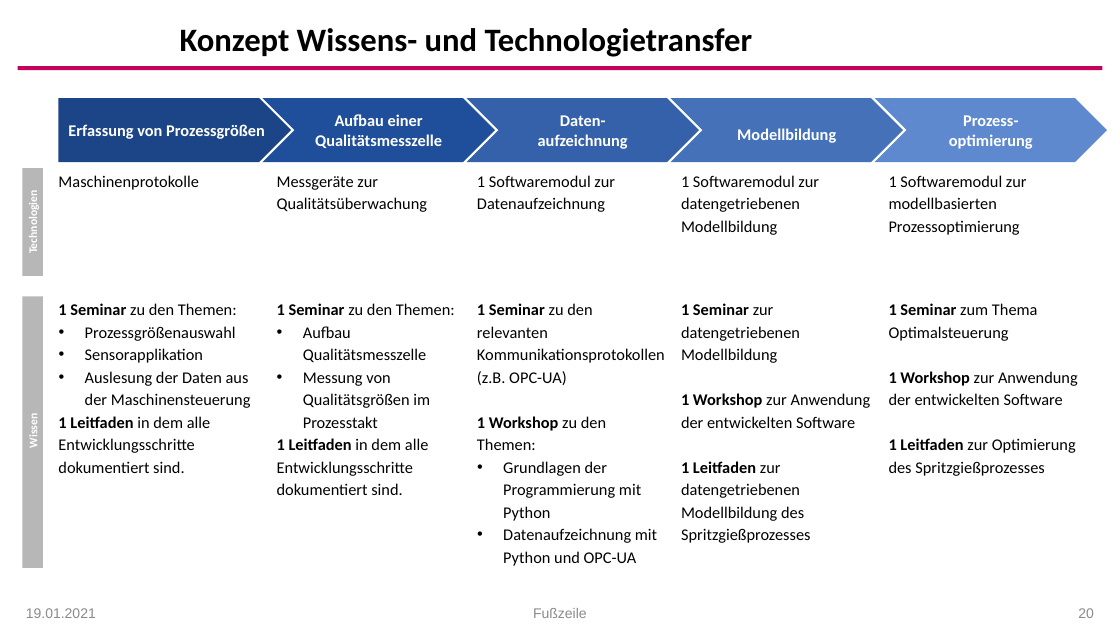
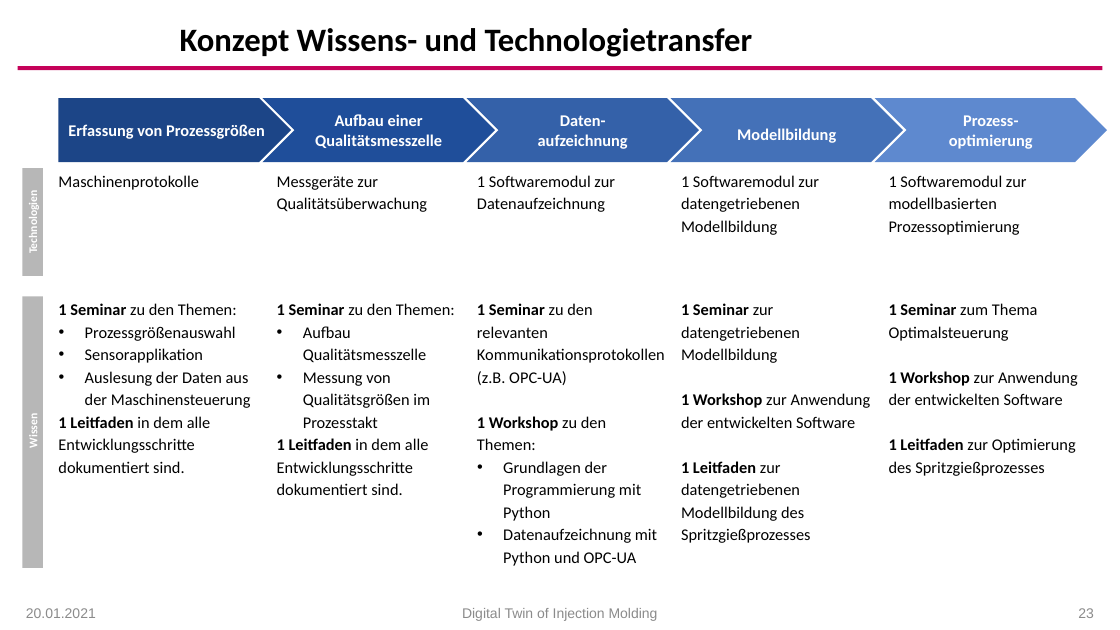
Before and after one commit to arehmer/DigitalTwinInjectionMoulding, a slide deck: slide 23 of Präsentationen/Kick-Off.pptx (slide 20 before the commit). Drawn at 1120x630 pixels with LibreOffice and Linux fonts; fonts in the diff are those of the drawing; background and template pictures are left out. Boxes give left, top, right and bottom in pixels: in the first picture for what was removed or moved away, otherwise in the second. Text is boxed around its words. In the diff, an @@ line names an element or a change of style, - is before the commit and + after.

```diff
--- a/Präsentationen/Kick-Off.pptx
+++ b/Präsentationen/Kick-Off.pptx
@@ text at [26, 608, 96, 618]: text changed @@
-19.01.2021
+20.01.2021
@@ text at [462, 608, 658, 621]: text changed @@
-Fußzeile
+Digital Twin of Injection Molding
@@ page number at [1078, 608, 1094, 618]: text changed @@
-20
+23
```
Also in this commit, not shown: 19 other slides changed, 3 slides added.
